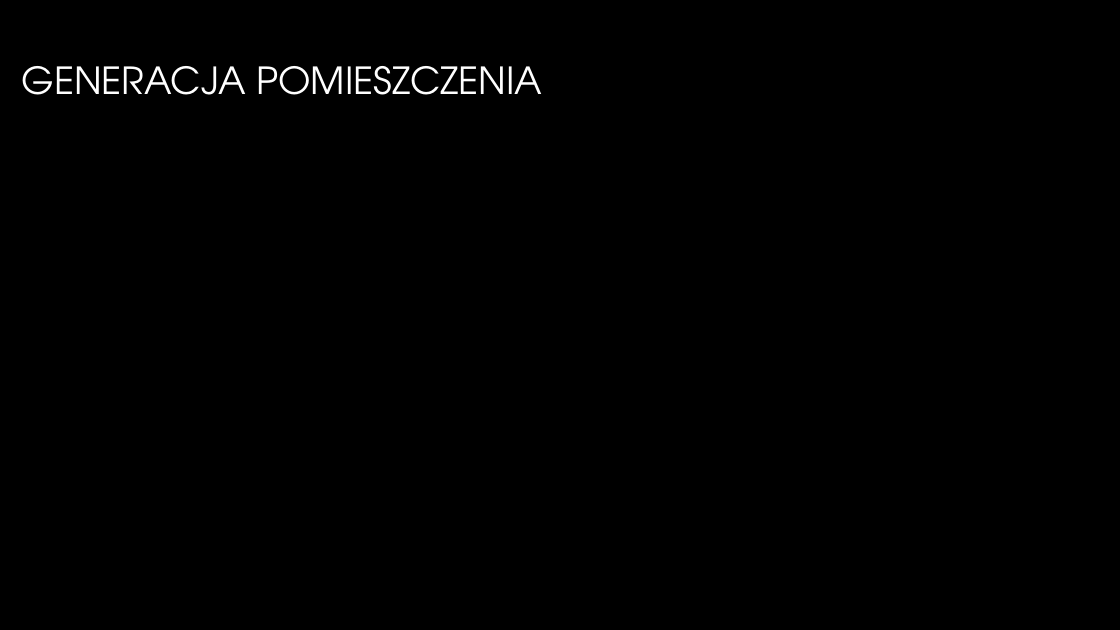
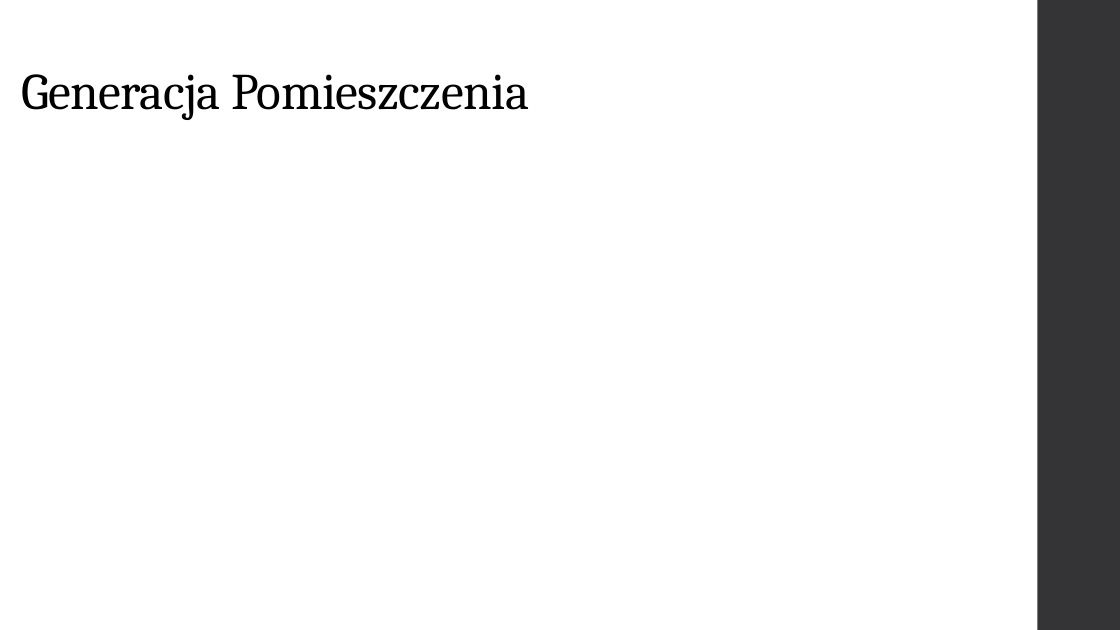
Before and after one commit to GlitchedGuest/PracaInzynieryjska, a slide deck: slide 5 of PrezentacjaAndrzejParuch.pptx. Drawn at 1120x630 pixels with LibreOffice and Linux fonts; fonts in the diff are those of the drawing; background and template pictures are left out. Boxes give left, top, right and bottom in pixels: in the first picture for what was removed or moved away, otherwise in the second. Text is boxed around its words. In the diff, an @@ line names an element or a change of style, - is before the commit and + after.

```diff
--- a/PrezentacjaAndrzejParuch.pptx
+++ b/PrezentacjaAndrzejParuch.pptx
@@ background picture (left out) to #FFFFFF @@
@@ rectangle added at (1038, 0, 1120, 630), fill #353537 @@
@@ title "Generacja Pomieszczenia" at (22, 74, 529, 120): vertical alignment middle to bottom @@
@@ title at (22, 74, 529, 120): text changed; size 32 to 44 pt; font TeX Gyre Adventor to Cambria; text colour gradient #FFFFFF to #A6A6A6 to #000000 @@
-GENERACJA POMIESZCZENIA
+Generacja Pomieszczenia
```
Also in this commit, not shown: 12 other slides changed.
